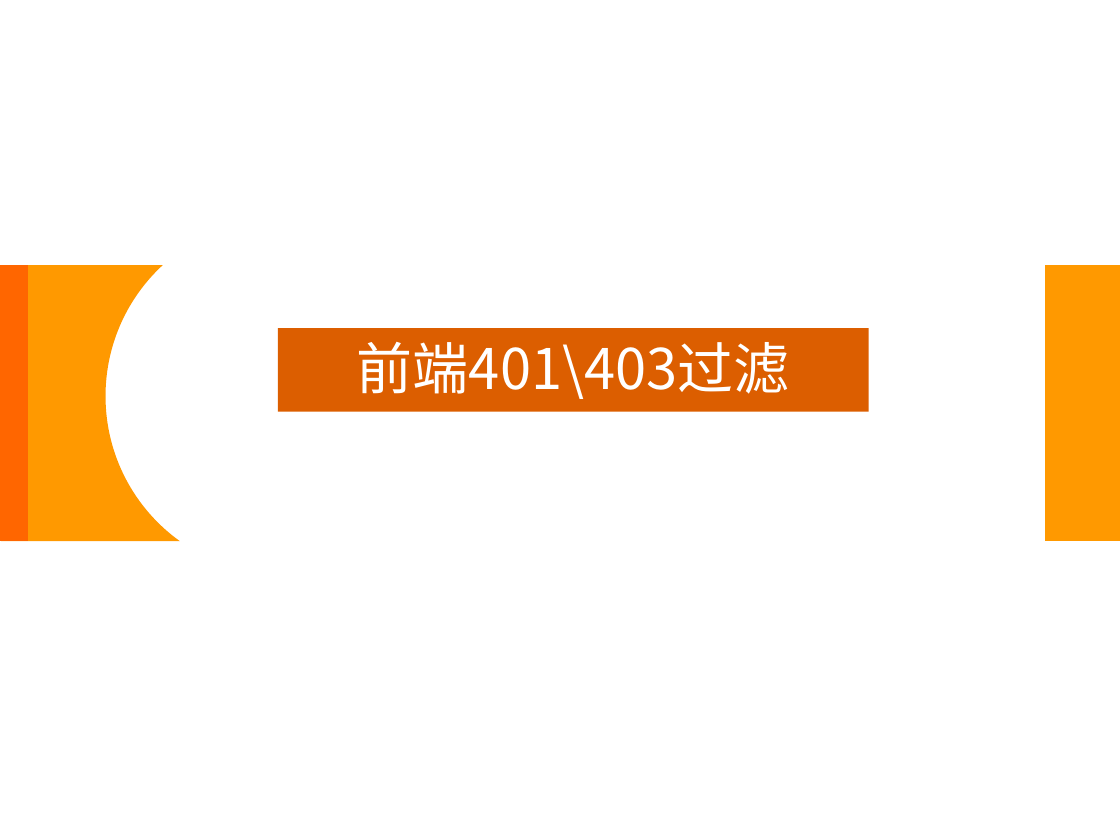
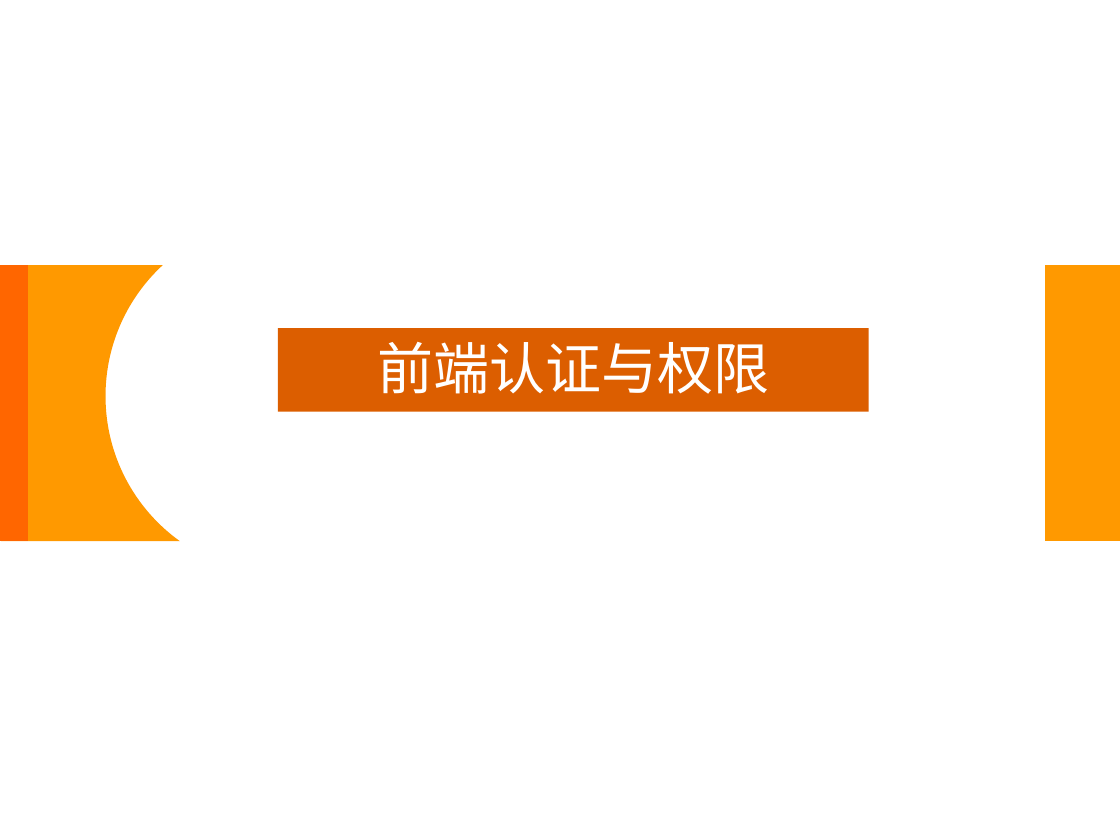
Before and after one commit to wmz6762/security-demo, a slide deck: slide 29 of Spring Security.pptx. Drawn at 1120x840 pixels with LibreOffice and Linux fonts; fonts in the diff are those of the drawing; background and template pictures are left out. Boxes give left, top, right and bottom in pixels: in the first picture for what was removed or moved away, otherwise in the second. Text is boxed around its words. In the diff, an @@ line names an element or a change of style, - is before the commit and + after.

```diff
--- a/Spring Security.pptx
+++ b/Spring Security.pptx
@@ text in rectangle at (x1=377, y1=342, x2=769, y2=394): text changed @@
-前端401\403过滤
+前端认证与权限
```
Also in this commit, not shown: 11 other slides changed, 6 slides added, 3 slides removed, 6 other files.
